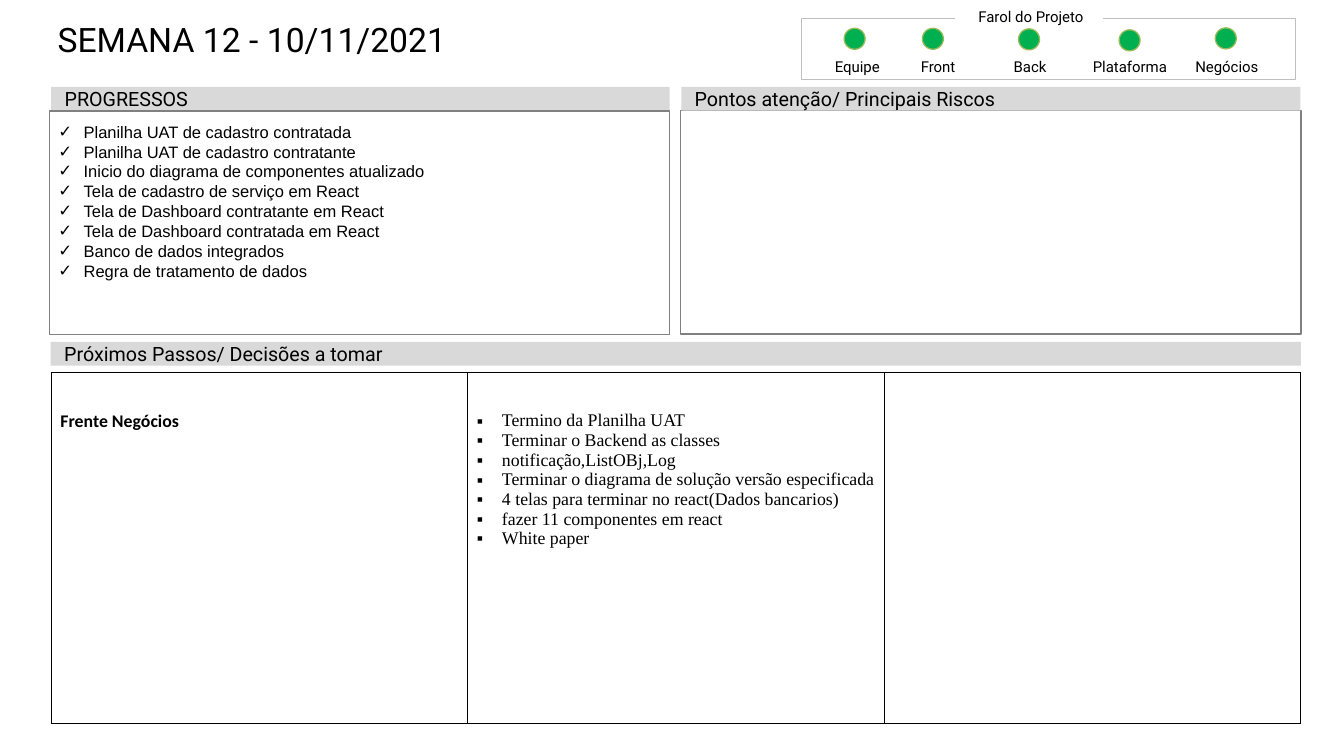
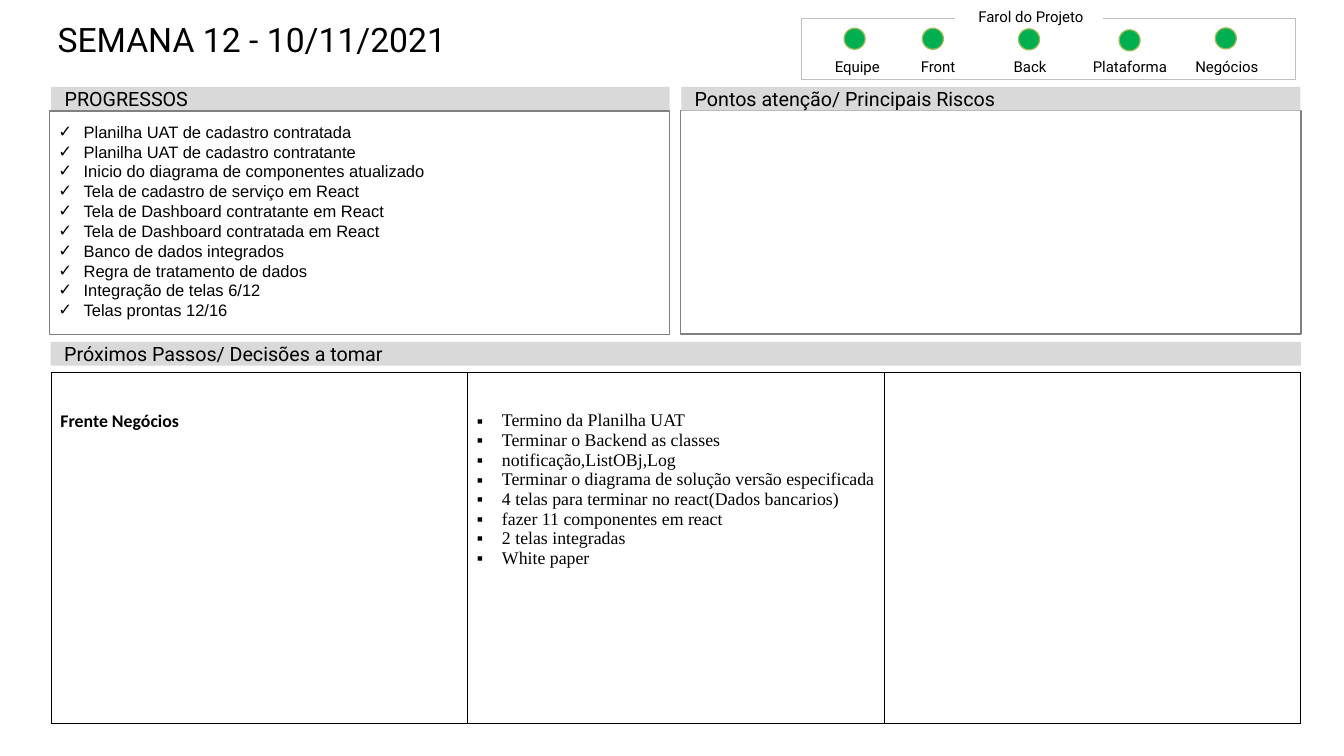
Before and after one commit to robertogsl/Grupo1-3ADSA, a slide deck: slide 15 of Documentação/Status report/Status report.pptx. Drawn at 1344x756 pixels with LibreOffice and Linux fonts; fonts in the diff are those of the drawing. Boxes give left, top, right and bottom in pixels: in the first picture for what was removed or moved away, otherwise in the second. Text is boxed around its words. In the diff, an @@ line names an element or a change of style, - is before the commit and + after.

Commit message:
status report

```diff
--- a/Documentação/Status report/Status report.pptx
+++ b/Documentação/Status report/Status report.pptx
@@ text in rectangle at (84,284,260,320): paragraphs added @@
+✓ Integração de telas 6/12
+✓ Telas prontas 12/16
@@ table at (51,373,1302,724) @@
-row 1, column 2: Termino da Planilha UAT / Terminar o Backend as classes / notificação,ListOBj,Log / Terminar o diagrama de solução versão especificada / 4 telas para terminar no react(Dados bancarios) / fazer 11 componentes em react / White paper
+row 1, column 2: Termino da Planilha UAT / Terminar o Backend as classes / notificação,ListOBj,Log / Terminar o diagrama de solução versão especificada / 4 telas para terminar no react(Dados bancarios) / fazer 11 componentes em react / 2 telas integradas / White paper
```
